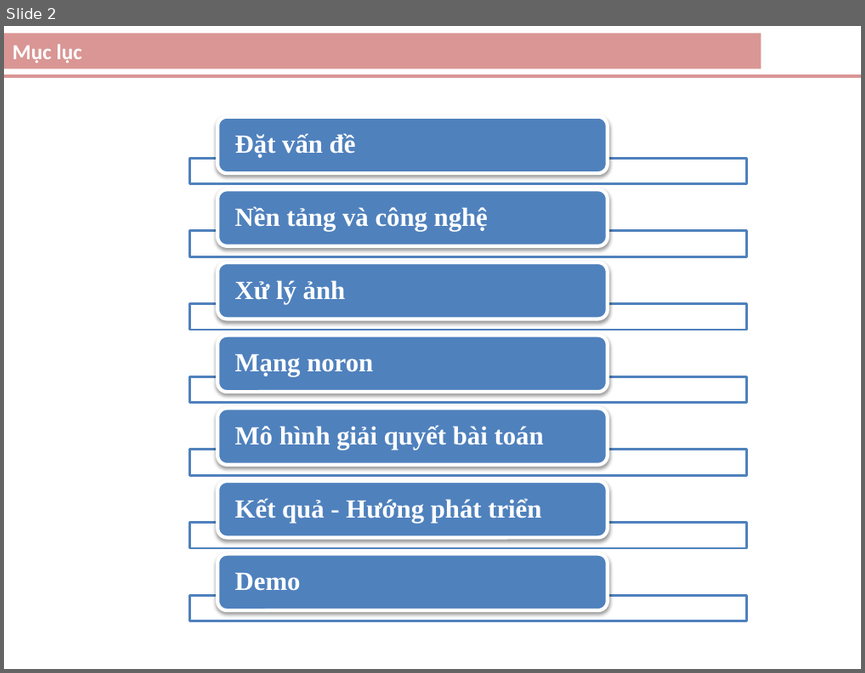
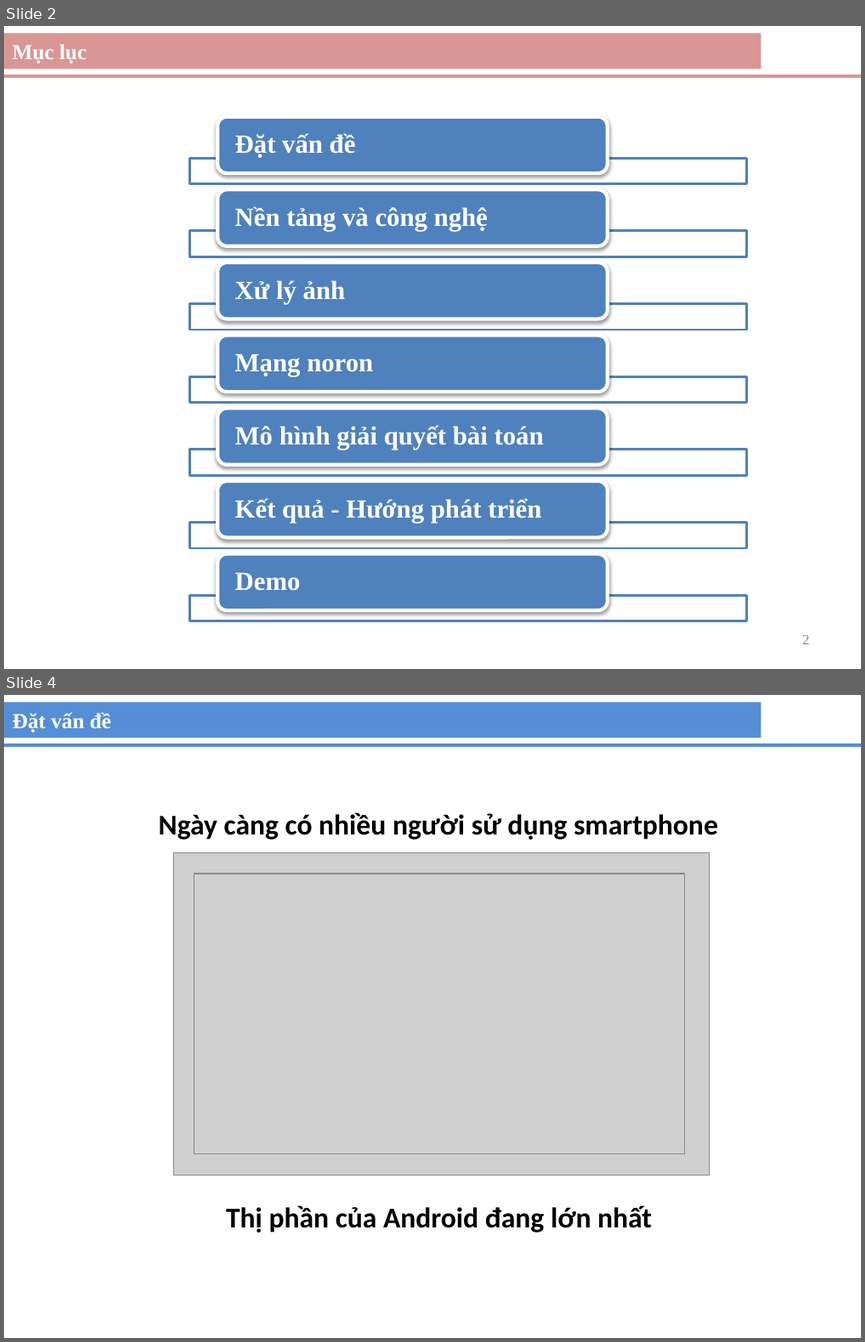
Before and after one commit to vniu/sign-traffic-recognition, a slide deck: doc/LuanVan.pptx. Shown one above the other, each under a label of ours: slide 2 before the commit, slides 2 and 4 after it; the slides between them are not shown. The pictures are 865x673 and 865x1342 pixels, drawn with LibreOffice and Linux fonts; fonts in the diff are those of the drawing; grey boxes stand for pictures. Boxes give left, top, right and bottom in pixels: in the first picture for what was removed or moved away, otherwise in the second. Text is boxed around its words. In the diff, an @@ line names an element or a change of style, - is before the commit and + after.

```diff
--- a/doc/LuanVan.pptx
+++ b/doc/LuanVan.pptx
@@ slide 4 added at <box>4,695,861,1338</box>, background #FFFFFF @@
@@ rectangle added at <box>4,702,760,737</box>, fill #558ED5, 18 pt, text #FFFFFF, bold @@
+Đặt vấn đề
@@ line added from (4, 744) to (861, 744), #558ED5 2.75 pt @@
@@ text added at <box>159,812,718,839</box>, 24 pt, text #000000, bold @@
+Ngày càng có nhiều người sử dụng smartphone
@@ picture added at <box>174,852,710,1174</box> @@
@@ picture added at <box>194,873,684,1153</box> @@
@@ text added at <box>226,1205,652,1232</box>, 24 pt, text #000000, bold @@
+Thị phần của Android đang lớn nhất
@@ slide 2 changed as well @@
@@ rectangle "Mục lục" at <box>4,33,760,68</box>: font Calibri to Times New Roman @@
@@ page number added at <box>802,635,809,644</box>, 12 pt, text #8C8C8C @@
+2
```
Also in this commit, not shown: 14 other slides changed, 3 other slides added, 1 other file.
